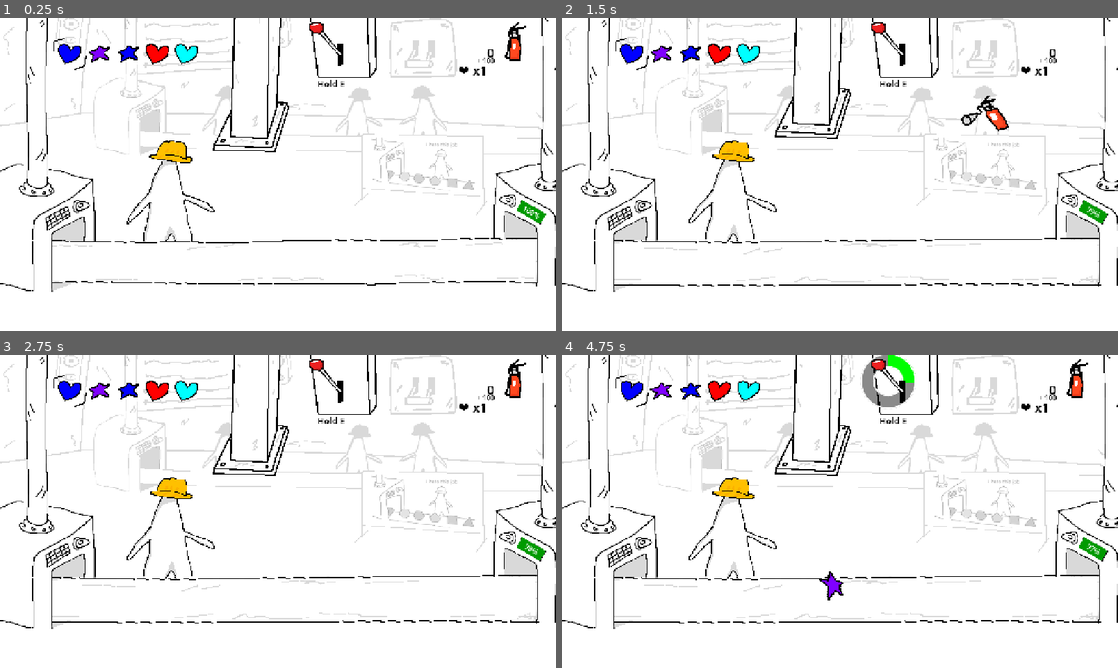
Above: before the commit, frames 1-4 (two rows, left to right).
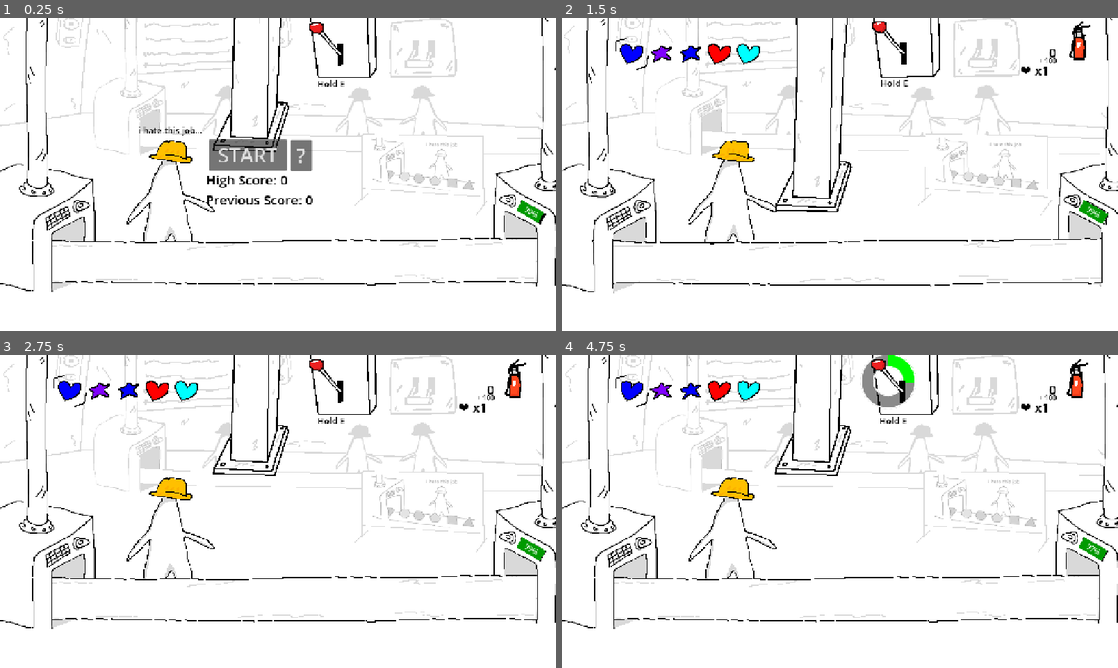
Above: after the commit, the same moments.

Repository: Kuatik/new-game-project
Game: Godot game, scene res://scenes/main_menu.tscn
The game is run twice, just before and just after one commit, with the same random seed, the same clock (stepped at 60 frames per second) and the same inputs. Before the commit the project starts from res://scenes/main.tscn.
Inputs (mouse positions are in pixels of both pictures, inside the frame that each line leads up to):
- Up to frame 1 (0.25 s): no input
- Up to frame 2 (1.5 s): click (812, 155) at 0.5 s, where only the run after the commit has a clickable "START"; tap Enter (ui_accept) at 1.25 s; drag from (1079, 43) to (834, 259) at 1.27 s
- Up to frame 3 (2.75 s): drag from (166, 527) to (272, 596) at 2.02 s
- Up to frame 4 (4.75 s): move the mouse to (895, 442) at 2.77 s; hold E (lever_press) 2.78-3.5 s; click (895, 442) at 2.92 s; drag from (567, 586) to (817, 599) at 3.52 s; move the mouse to (1006, 558) at 4.27 s; hold E (lever_press) from 4.28 s (still down); click (1006, 558) at 4.42 s; tap Enter (ui_accept) at 4.52 s

The runs differ from the first frame. In frame 1, 3.5% of the frame differs, in the area x 9-99%, y 1-66%; in frame 2, 8.9%, in the area x 0-100%, y 0-88%; in frame 3, 1.8%; in frame 4, 1.9%.

Commit message:
Update project settings and monkey event logic
Rename project to "Acoustic DisOrder", update main scene UID and export path casing. Reset saved scores/high score in save_data.json to zeros. Improve monkey event script: add is_active flag, guard wow_face/_activate_press_randomly, and toggle visibility/state on start/stop to prevent unwanted activations. Update main scene: reorder audio resource, replace removed high score UI with an Explosions control, lower spawn timer delays (20-30 -> 3-5), and disable several event nodes by default. These changes prepare the project for the renamed build, reset player progress for testing, and make the monkey event more robust.

Diff:
--- a/data/save_data.json
+++ b/data/save_data.json
@@ -1,10 +1,13 @@
 {
 	"finished_tutorial": "false",
-	"high_score": 240.0,
+	"high_score": 0.0,
 	"scores": [
-		100.0,
-		240.0,
-		100.0,
+		0.0,
+		0.0,
+		0.0,
+		0.0,
+		0.0,
+		0.0,
 		0.0,
 		0.0,
 		0.0,
--- a/project.godot
+++ b/project.godot
@@ -10,8 +10,8 @@
 
 [application]
 
-config/name="New Game Project"
-run/main_scene="uid://155xx7s6y6ta"
+config/name="Acoustic DisOrder"
+run/main_scene="uid://likwfdmbss2e"
 config/features=PackedStringArray("4.6", "GL Compatibility")
 config/icon="uid://drfahj158gnmx"
 
--- a/scenes/events/monkey.gd
+++ b/scenes/events/monkey.gd
@@ -26,6 +26,7 @@
 
 @onready var monkey_audio: AudioStreamPlayer2D = $monkey
 
+var is_active: bool = false
 
 func _ready():
 	if not Enabled:
@@ -37,6 +38,8 @@
 	press_node.body_destroyed.connect(wow_face)
 
 func wow_face():
+	if not is_active:
+		return
 	monkey_audio.play()
 	monkey_face.texture = MONKEY_FACE_3
 	await get_tree().create_timer(2).timeout
@@ -48,6 +51,8 @@
 		stop_event()
 		return
 	# Показываем обезьянку (если она скрыта)
+	is_active = true
+	monkey_texture.visible = true
 	monkey_anim.play("monkey")
 	monkey_audio.play()
 	click_count = 0
@@ -58,10 +63,14 @@
 func stop_event():
 	if not Enabled:
 		event_finished.emit()
+		is_active = false
 		return
 	monkey_anim.play("RESET")
 	if activation_timer:
 		activation_timer.stop()
+	is_active = false
+	monkey_texture.visible = false
+
 	event_finished.emit()
 
 func schedule_next_activation():
@@ -70,6 +79,8 @@
 	activation_timer.start(delay)
 
 func _activate_press_randomly():
+	if not is_active:
+		return
 	if press_node and is_instance_valid(press_node) and press_node.has_method("activate_press"):
 		press_node.activate_press()
 		print("press_node.activate_press()")
--- a/scenes/main.tscn
+++ b/scenes/main.tscn
@@ -691,29 +691,14 @@
 vertical_alignment = 1
 metadata/_edit_use_anchors_ = true
 
-[node name="VBoxContainer" type="VBoxContainer" parent="UI" unique_id=177562907]
-offset_left = 474.0
-offset_top = 351.0
-offset_right = 828.0
-offset_bottom = 439.0
-
-[node name="HighScoreLabel" type="Label" parent="UI/VBoxContainer" unique_id=836227120]
-custom_minimum_size = Vector2(82, 0)
-layout_mode = 2
-theme_override_colors/font_color = Color(0, 0, 0, 1)
-theme_override_font_sizes/font_size = 30
-text = "High Score: 100"
-vertical_alignment = 1
-metadata/_edit_use_anchors_ = true
-
-[node name="PreviousScoreLabel" type="Label" parent="UI/VBoxContainer" unique_id=1448244947]
-custom_minimum_size = Vector2(82, 0)
-layout_mode = 2
-theme_override_colors/font_color = Color(0, 0, 0, 1)
-theme_override_font_sizes/font_size = 30
-text = "Previous Score: 100"
-vertical_alignment = 1
-metadata/_edit_use_anchors_ = true
+[node name="Explosions" type="Control" parent="UI" unique_id=365522318]
+layout_mode = 3
+anchors_preset = 15
+anchor_right = 1.0
+anchor_bottom = 1.0
+grow_horizontal = 2
+grow_vertical = 2
+mouse_filter = 2
 
 [node name="Receiver" parent="." unique_id=640673187 node_paths=PackedStringArray("main", "light_bulb") instance=ExtResource("1_0wfyh")]
 position = Vector2(1295, 539)
@@ -931,8 +916,8 @@
 grow_vertical = 2
 mouse_filter = 2
 script = ExtResource("20_gqmmt")
-min_delay = 20.0
-max_delay = 30.0
+min_delay = 3.0
+max_delay = 5.0
 
 [node name="Lights" type="Control" parent="Events" unique_id=1230435991 node_paths=PackedStringArray("spawn_timer")]
 layout_mode = 1
@@ -943,6 +928,7 @@
 grow_vertical = 2
 mouse_filter = 2
 script = ExtResource("21_yc10j")
+Enabled = false
 spawn_timer = NodePath("../../SpawnTimer")
 hold_duration = 1.0
 
@@ -1146,7 +1132,6 @@
 grow_vertical = 2
 mouse_filter = 2
 script = ExtResource("37_fuf3a")
-Enabled = true
 spawn_timer = NodePath("../../SpawnTimer")
 receiver_timer = NodePath("../../Receiver")
 conveyor = NodePath("../../conveyor")
@@ -1275,6 +1260,7 @@
 offset_right = 40.0
 offset_bottom = 40.0
 script = ExtResource("48_nvyfr")
+Enabled = false
 press_node = NodePath("../../Press")
 max_delay = 5.0
 
Not shown, changed: export_presets.cfg
Not shown: 1 places in scenes/main.tscn that only renumber resources
